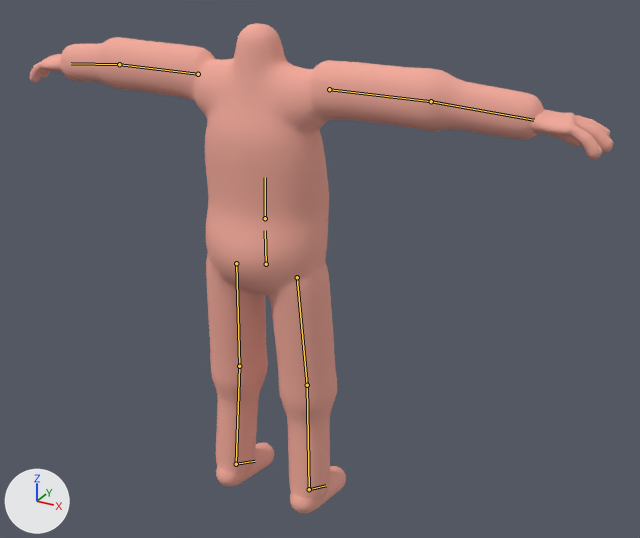
The glTF model characters/male_base/art/male_base.glb as it was, and as the next commit left it.
The view is the same before and after, from a 50 mm lens placed at (1.238, -1.937, 1.81), pointed at (0.046, 0.229, 0.727). Every picture has the same lights, and +X, +Y and +Z are marked at lower left. The first picture is the older version. The bones that change are drawn over the model as lines.

Names of what the first picture shows: 'Body_FootL', 'Body_FootR', 'Body_Hips', 'Body_LowerArmL', 'Body_LowerArmR', 'Body_LowerLegL', 'Body_LowerLegR', 'Body_Torso', 'Body_UpperArmL', 'Body_UpperArmR', 'Body_UpperLegL', 'Body_UpperLegR', 'HandL', 'HandR', 'NailsR'.
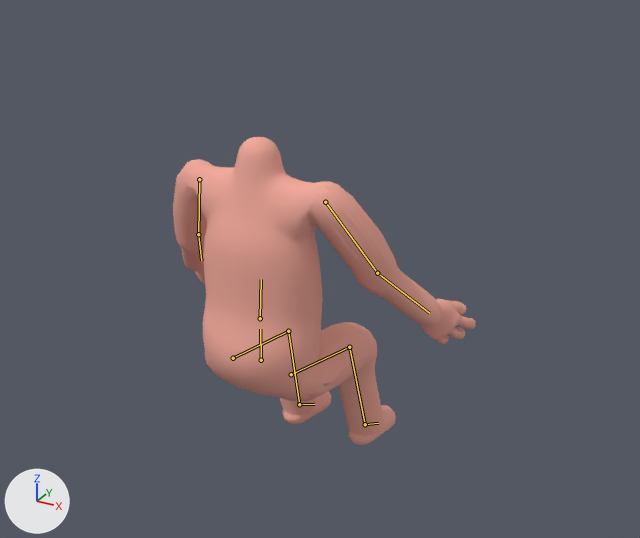
The newer file adds an action. The first version stands in its rest pose; the second is drawn at frame 0 of the action 'sit_chair'.

The change in detail:
Bone 'Hips' (bone_hips) moves from (0.0, 0.0, 0.0) to (0.0, -0.289, -0.04).
Bone 'LeftUpperLeg' (bone_leftupperleg) turns from (0, 0, 0) to (75, -2, -1) degrees about its own x, y and z.
Bone 'LeftLowerLeg' (bone_leftlowerleg) turns from (0, 0, 0) to (-56, 0, 0) degrees about its own x, y and z.
Bone 'LeftFoot' (bone_leftfoot) turns from (0, 0, 0) to (-19, 1, -1) degrees about its own x, y and z.
Bone 'RightUpperLeg' (bone_rightupperleg) turns from (0, 0, 0) to (75, 2, 1) degrees about its own x, y and z.
Bone 'RightLowerLeg' (bone_rightlowerleg) turns from (0, 0, 0) to (-56, 0, 0) degrees about its own x, y and z.
Bone 'RightFoot' (bone_rightfoot) turns from (0, 0, 0) to (-19, -1, 1) degrees about its own x, y and z.
Bone 'Spine' (bone_spine) turns from (0, 0, 0) to (3, 0, 0) degrees about its own x, y and z.
Bone 'LeftUpperArm' (bone_leftupperarm) turns from (0, 0, 0) to (28, -11, -71) degrees about its own x, y and z.
Bone 'LeftLowerArm' (bone_leftlowerarm) turns from (0, 0, 0) to (2, -44, 9) degrees about its own x, y and z.
Bone 'RightUpperArm' (bone_rightupperarm) turns from (0, 0, 0) to (28, 11, 71) degrees about its own x, y and z.
Bone 'RightLowerArm' (bone_rightlowerarm) turns from (0, 0, 0) to (2, 44, -9) degrees about its own x, y and z.

Changed parts and their boxes [x1, y1, x2, y2] in the pictures (640 x 538 px):
'Body_Torso', posed (12% wider): before [193, 23, 329, 248]; after [184, 137, 337, 351]
'Body_Hips', posed: before [206, 211, 331, 336]; after [203, 313, 334, 401]
'Body_UpperArmR', posed: before [309, 60, 433, 130]; after [303, 181, 397, 288]
'Body_LowerArmR', posed: before [413, 68, 544, 139]; after [361, 260, 441, 327]
'Body_UpperLegR', posed: before [254, 289, 337, 405]; after [295, 322, 377, 401]
'Body_LowerLegR', posed: before [279, 388, 337, 499]; after [339, 328, 383, 436]
'Body_UpperArmL', posed: before [104, 38, 205, 104]; after [173, 159, 207, 250]
'Body_LowerLegL', posed: before [211, 358, 268, 473]; after [280, 398, 315, 415]
'HandR', posed: before [531, 109, 613, 159]; after [421, 299, 476, 344]
'Body_LowerArmL', posed: before [60, 37, 122, 89]; after [174, 228, 204, 272]
'Body_FootL', posed: before [216, 443, 274, 486]; after [283, 391, 331, 424]
'Body_FootR', posed (16% narrower, 15% shorter): before [290, 466, 346, 513]; after [349, 405, 396, 445]
'HandL', posed (mostly hidden afterwards): before [29, 54, 69, 83]; after [196, 272, 205, 284]
'NailsR', posed: before [598, 127, 614, 153]; after [461, 304, 476, 339]
bone 'Hips', root to tip: before (266, 264) to (265, 230); after (261, 360) to (260, 329)
bone 'LeftUpperLeg', root to tip: before (236, 263) to (239, 366); after (233, 358) to (288, 331)
bone 'LeftLowerLeg', root to tip: before (239, 366) to (236, 464); after (288, 331) to (299, 404)
bone 'LeftFoot', root to tip: before (236, 464) to (255, 461); after (299, 404) to (314, 404)
bone 'RightUpperLeg', root to tip: before (297, 277) to (307, 385); after (291, 374) to (349, 347)
bone 'RightLowerLeg', root to tip: before (307, 385) to (309, 489); after (349, 347) to (365, 424)
bone 'RightFoot', root to tip: before (309, 489) to (326, 485); after (365, 424) to (378, 423)
bone 'Spine', root to tip: before (265, 218) to (265, 177); after (260, 318) to (261, 279)
bone 'LeftUpperArm', root to tip: before (198, 74) to (119, 64); after (199, 179) to (198, 234)
bone 'LeftLowerArm', root to tip: before (119, 64) to (71, 63); after (198, 234) to (201, 260)
bone 'RightUpperArm', root to tip: before (329, 89) to (431, 101); after (325, 202) to (377, 273)
bone 'RightLowerArm', root to tip: before (431, 101) to (534, 120); after (377, 273) to (429, 313)
